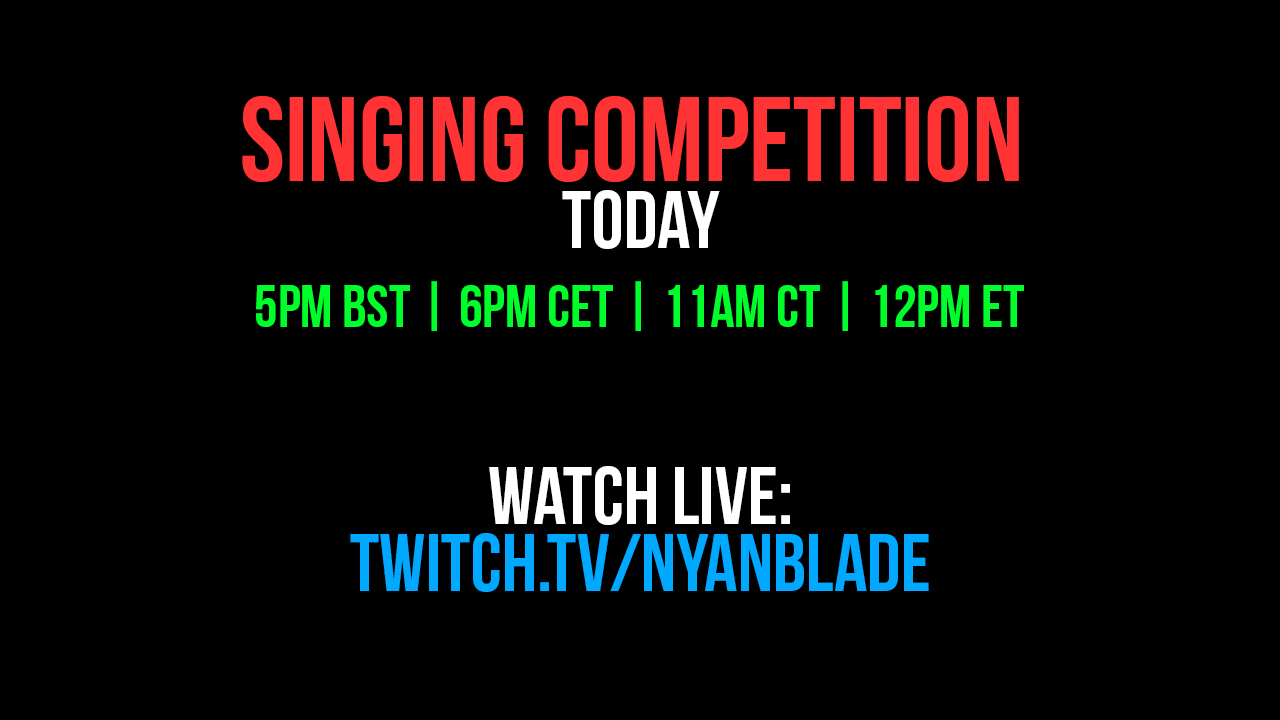
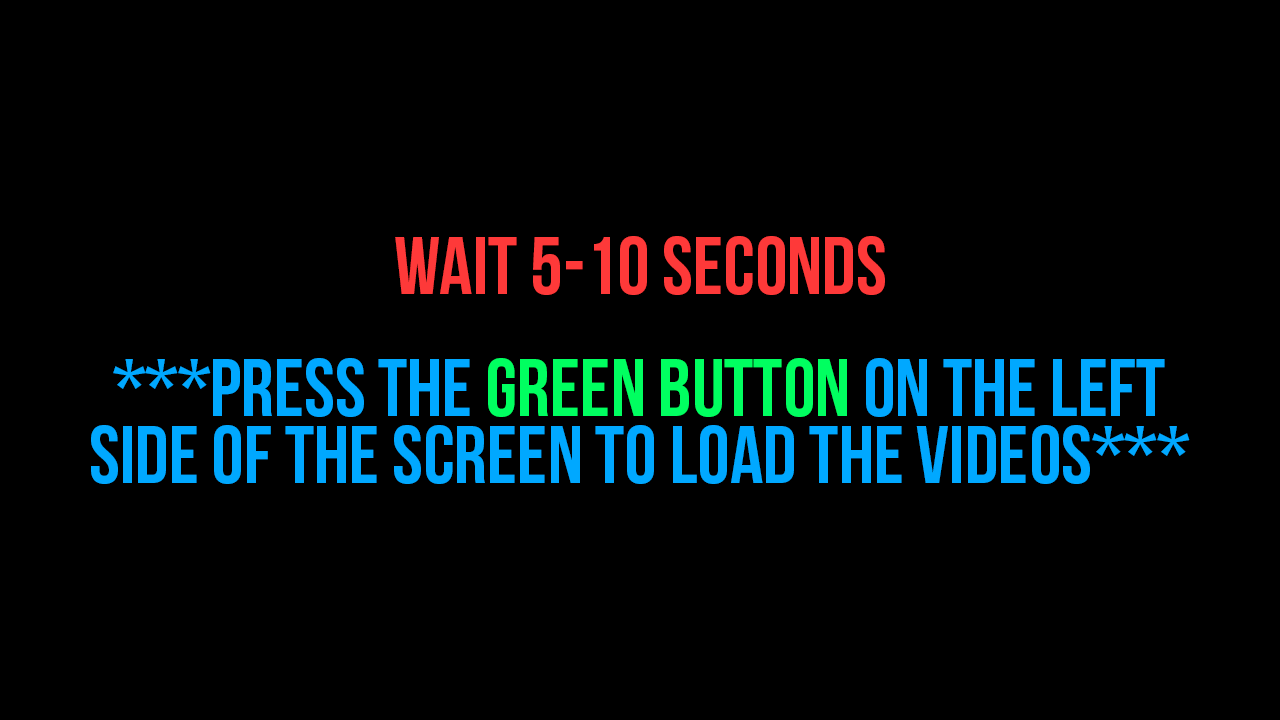
Layered file, before and after one edit (1280×720). Changes by layer:
hid "5PM BST | 6PM CET | 11AM CT | 12PM ET" over [256, 281, 1024, 331]
hid "WATCH LIVE: TWITCH.TV/NYANBLADE" over [350, 466, 929, 592]
hid "SINGING COMPETITION TODAY" over [242, 96, 1019, 249]
showed "wait 5-10 seconds", painted on it over [395, 96, 885, 295]
showed "***PRESS THE GREEN BUTTON ON THE LEFT SIDE OF THE SCREEN TO LOA", painted on it over [91, 190, 1190, 484]
